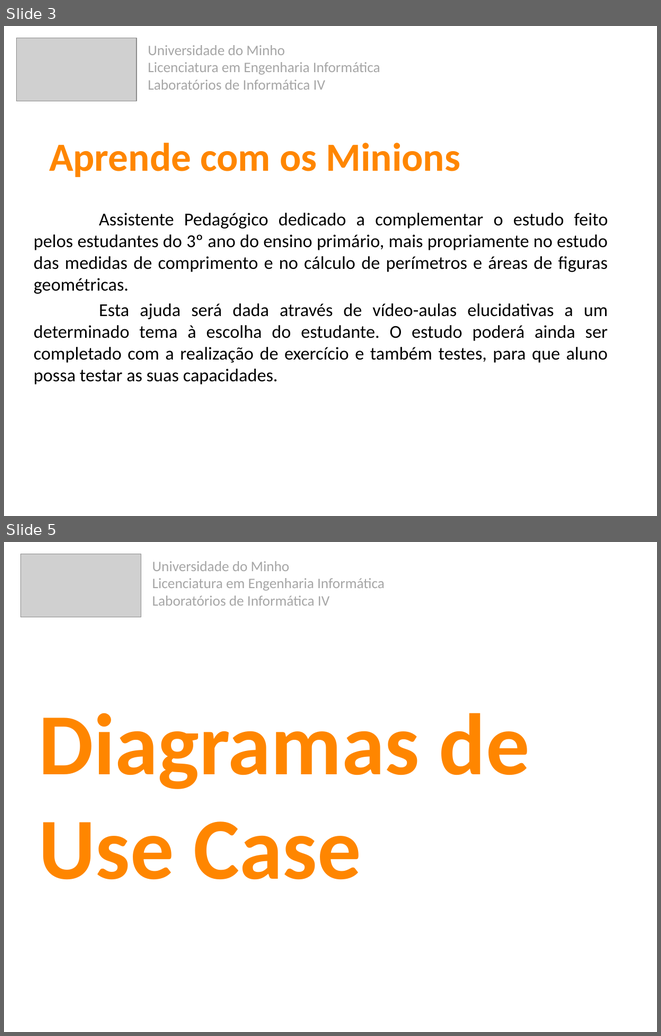
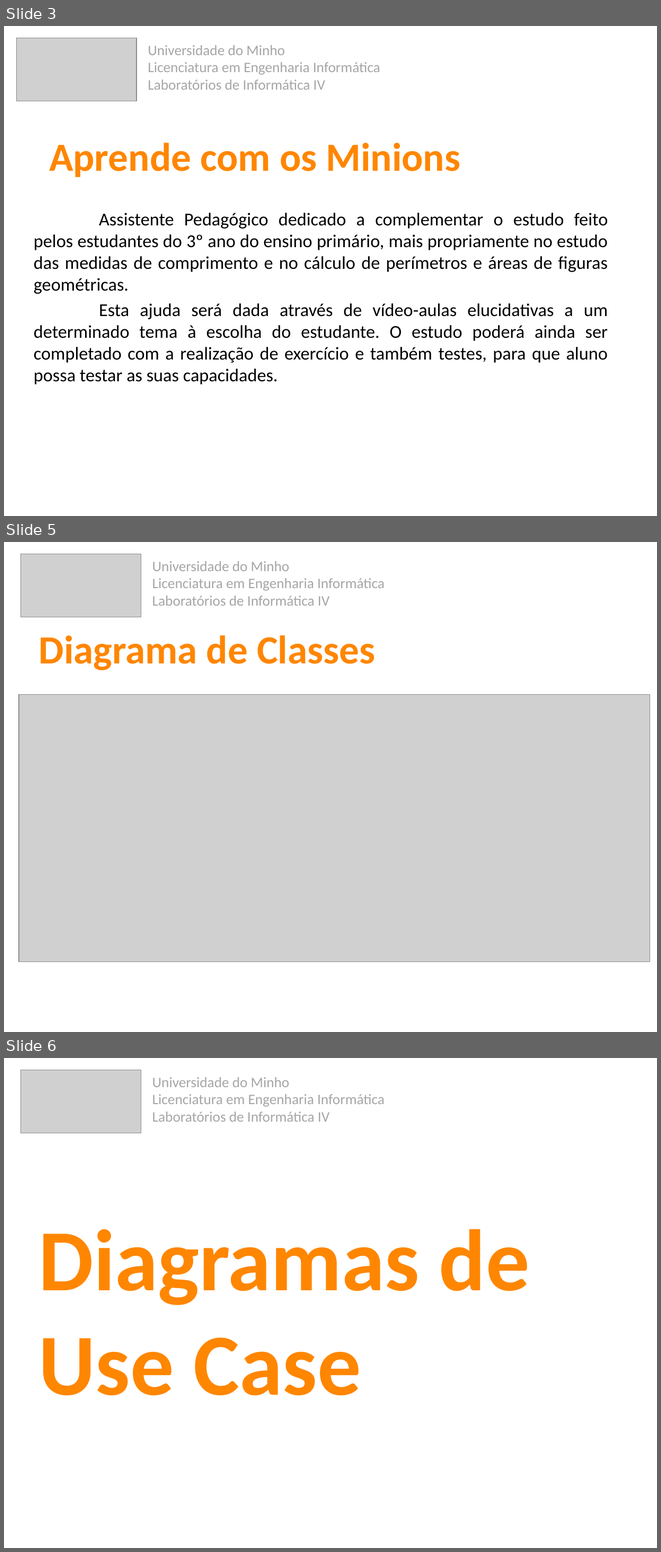
Before and after one commit to 7patricia/Aprende-com-os-Minions, a slide deck: 2ª Fase/Aprsentação_Fase2.pptx. Shown one above the other, each under a label of ours: slides 3 and 5 before the commit, slides 3, 5 and 6 after it; the slides between them are not shown. The pictures are 661x1036 and 661x1552 pixels, drawn with LibreOffice and Linux fonts; fonts in the diff are those of the drawing; grey boxes stand for pictures. Boxes give left, top, right and bottom in pixels: in the first picture for what was removed or moved away, otherwise in the second. Text is boxed around its words. In the diff, an @@ line names an element or a change of style, - is before the commit and + after.

```diff
--- a/2ª Fase/Aprsentação_Fase2.pptx
+++ b/2ª Fase/Aprsentação_Fase2.pptx
@@ slide 5 added at <box>4,542,657,1032</box>, background #FFFFFF @@
@@ picture added at <box>21,554,141,617</box> @@
@@ text added at <box>152,561,385,606</box>, 16 pt, text #A6A6A6 @@
+Universidade do Minho
+Licenciatura em Engenharia Informática
+Laboratórios de Informática IV
@@ title added at <box>39,635,375,670</box>, 44 pt, text #FF8600, bold @@
+Diagrama de Classes
@@ picture added at <box>19,694,650,961</box> @@
@@ what was slide 5 is now slide 6 @@
```
Also in this commit, not shown: 5 slides changed, 4 other files.
